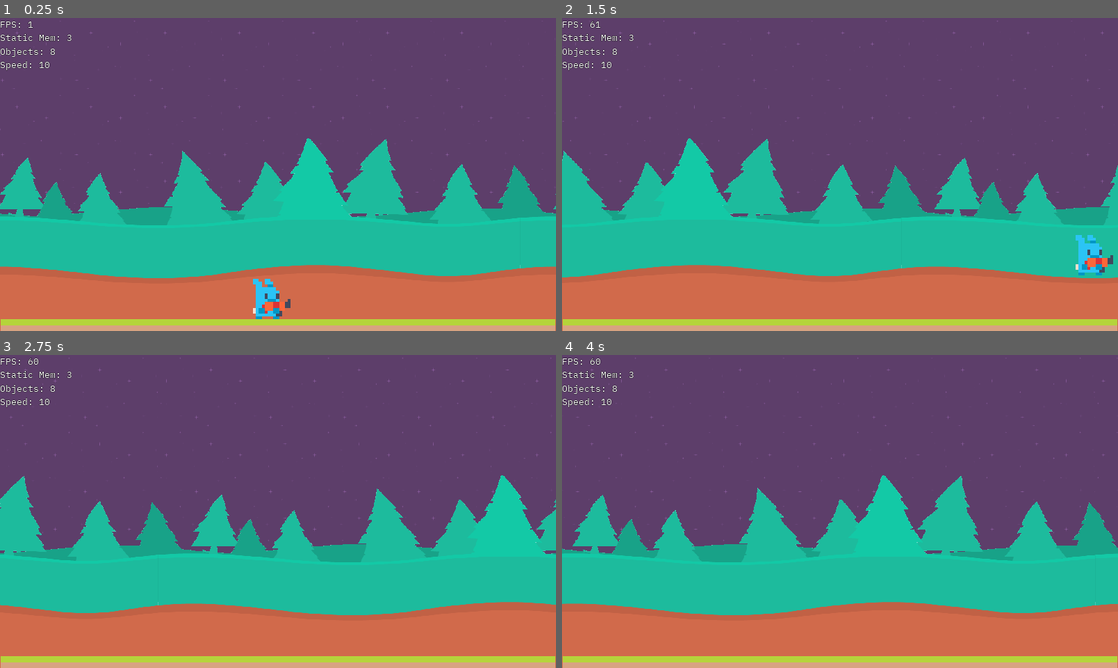
Above: before the commit, frames 1-4 (two rows, left to right).
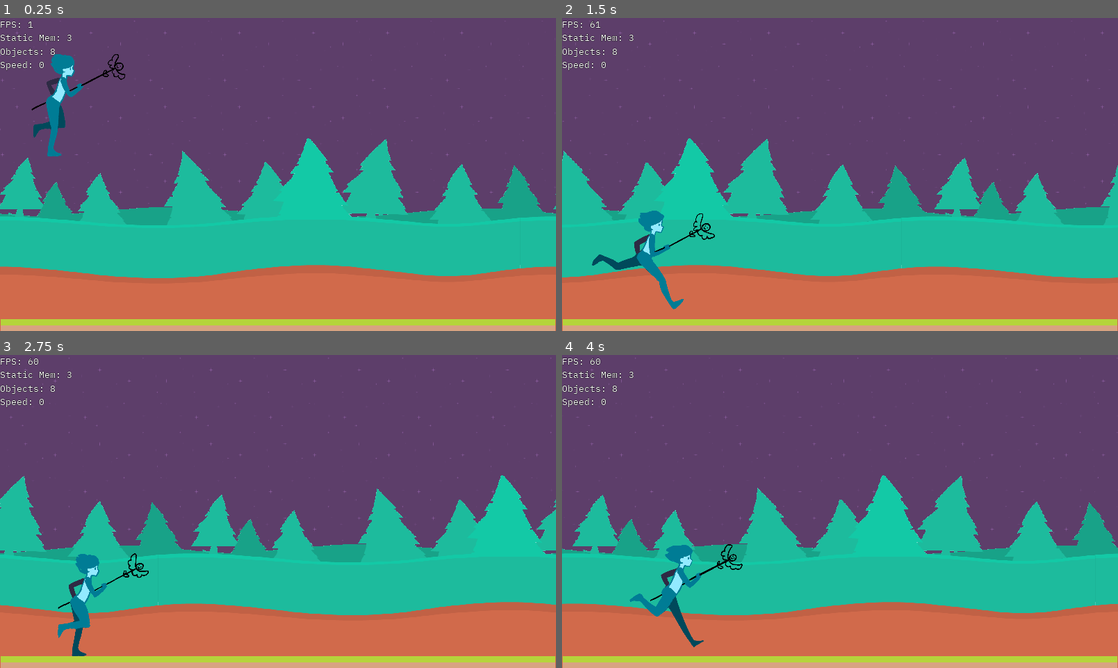
Above: after the commit, the same moments.

Repository: vibekeke/mgg
Game: Godot game, scene res://Main.tscn
Same seed, same stepped clock (60 frames per second), same inputs: the game is played once before the commit and once after it.
Inputs:
- Up to frame 1 (0.25 s): no input
- Up to frame 2 (1.5 s): hold Space (jump) 0.53-1.28 s; hold Right (right) from 0.53 s (still down); tap Space (jump) at 1.35 s
- Up to frame 3 (2.75 s): tap Space (jump) at 1.52, 1.82 s; release Right (right) at 2.03 s; hold Left (left) from 2.03 s (still down); hold Space (jump) from 2.03 s (still down)
- Up to frame 4 (4 s): release Left (left) at 2.78 s; release Space (jump) at 2.78 s; hold Right (right) from 2.78 s (still down); tap Space (jump) at 2.85, 3.02, 3.32 s; hold Space (jump) from 3.53 s (still down)

The runs differ from the first frame. In frame 1, 1.7% of the frame differs, in the area x 5-53%, y 11-97%; in frame 2, 1.7%, in the area x 5-100%, y 13-94%; in frame 3, 1.1%; in frame 4, 1.2%.

Commit message:
Animation of placeholder
- Use of AnimationPlayer in placeholder magical girl

Diff:
--- a/ActionLevels/Level1/Level1.tscn
+++ b/ActionLevels/Level1/Level1.tscn
@@ -1,18 +1,15 @@
 [gd_scene load_steps=4 format=2]
 
 [ext_resource path="res://ActionLevels/backgrounds/NightCity.tscn" type="PackedScene" id=1]
-[ext_resource path="res://Player/Player.tscn" type="PackedScene" id=2]
+[ext_resource path="res://Player/MPlayer.tscn" type="PackedScene" id=2]
 [ext_resource path="res://ActionLevels/Level1/Floor.tscn" type="PackedScene" id=3]
 
 [node name="Level1" type="Node2D"]
 
 [node name="ParallaxBackground" parent="." instance=ExtResource( 1 )]
 
-[node name="Player" parent="." instance=ExtResource( 2 )]
-movementSpeed = 100
-gravityPower = 30
-jumpPower = 100
-
 [node name="Floor" parent="." instance=ExtResource( 3 )]
 position = Vector2( 960.5, 1120 )
 scale = Vector2( 119.688, 10 )
+
+[node name="Player2" parent="." instance=ExtResource( 2 )]
--- /dev/null
+++ b/Player/MPlayer.gd
@@ -0,0 +1,70 @@
+extends KinematicBody2D
+
+onready var _animation_player = $AnimationPlayer
+
+export var movementSpeed = 10
+export var gravityPower = 10
+export var jumpPower = 20
+
+# Private variables
+var velocity = Vector2(0,0)
+var movementVelocity = Vector2(0,0)
+var gravity = 0
+var doubleJump = false
+
+var debug_stats = {
+	"movementSpeed": movementSpeed,
+	"gravityPower": gravityPower,
+	"jumpPower": jumpPower
+}
+
+# Signals
+signal debug_data
+
+func _ready():
+	print("Creating mplayer...")
+
+func _process(delta):
+
+	_animation_player.play("run")
+
+	applyControls()
+	applyGravity()
+
+	velocity = velocity.linear_interpolate(movementVelocity * 10, delta * 15)
+	move_and_slide(velocity + Vector2(0, gravity), Vector2(0,-1))
+
+	if OS.is_debug_build():
+		_on_Player_debug_data()
+
+func applyControls():
+	movementVelocity = Vector2(0,0)
+
+	if Input.is_action_pressed("left"):
+		movementVelocity.x = -movementSpeed
+	elif Input.is_action_pressed("right"):
+		movementVelocity.x = movementSpeed
+
+	if Input.is_action_pressed("jump"):
+		if is_on_floor():
+			jump(1)
+			doubleJump = true
+		elif doubleJump:
+			jump(1)
+			doubleJump = false
+
+func applyGravity():
+	gravity += gravityPower
+
+	if gravity > 0 and is_on_floor():
+		gravity = 10
+
+	if is_on_ceiling():
+		gravity = 0
+
+func jump(multiplier):
+	gravity = -jumpPower * multiplier * 10
+
+
+func _on_Player_debug_data():
+	emit_signal("debug_data", debug_stats)
--- /dev/null
+++ b/Player/MPlayer.tscn
@@ -0,0 +1,58 @@
+[gd_scene load_steps=6 format=2]
+
+[ext_resource path="res://imported_assets/actors/mg/spritesheet.png" type="Texture" id=1]
+[ext_resource path="res://Player/MPlayer.gd" type="Script" id=2]
+
+[sub_resource type="Animation" id=1]
+length = 0.001
+tracks/0/type = "value"
+tracks/0/path = NodePath("Sprite:frame")
+tracks/0/interp = 1
+tracks/0/loop_wrap = true
+tracks/0/imported = false
+tracks/0/enabled = true
+tracks/0/keys = {
+"times": PoolRealArray( 0 ),
+"transitions": PoolRealArray( 1 ),
+"update": 0,
+"values": [ 0 ]
+}
+
+[sub_resource type="Animation" id=2]
+resource_name = "run"
+length = 0.95
+loop = true
+step = 0.071
+tracks/0/type = "value"
+tracks/0/path = NodePath("Sprite:frame")
+tracks/0/interp = 1
+tracks/0/loop_wrap = true
+tracks/0/imported = false
+tracks/0/enabled = true
+tracks/0/keys = {
+"times": PoolRealArray( 0, 0.071, 0.142, 0.213, 0.284, 0.355, 0.426, 0.497, 0.568, 0.639, 0.71, 0.781, 0.852 ),
+"transitions": PoolRealArray( 1, 1, 1, 1, 1, 1, 1, 1, 1, 1, 1, 1, 1 ),
+"update": 1,
+"values": [ 1, 2, 3, 4, 5, 6, 7, 8, 9, 10, 12, 13, 14 ]
+}
+
+[sub_resource type="RectangleShape2D" id=3]
+extents = Vector2( 115, 167 )
+
+[node name="MPlayer" type="KinematicBody2D"]
+script = ExtResource( 2 )
+
+[node name="Sprite" type="Sprite" parent="."]
+scale = Vector2( 0.45, 0.45 )
+texture = ExtResource( 1 )
+centered = false
+hframes = 4
+vframes = 4
+
+[node name="AnimationPlayer" type="AnimationPlayer" parent="."]
+anims/RESET = SubResource( 1 )
+anims/run = SubResource( 2 )
+
+[node name="CollisionShape2D" type="CollisionShape2D" parent="."]
+position = Vector2( 188, 288 )
+shape = SubResource( 3 )
Binary file added: imported_assets/actors/mg/000.png
Not shown, added: imported_assets/actors/mg/000.png.import
Binary file added: imported_assets/actors/mg/001.png
Not shown, added: imported_assets/actors/mg/001.png.import
Binary file added: imported_assets/actors/mg/002.png
Not shown, added: imported_assets/actors/mg/002.png.import
Binary file added: imported_assets/actors/mg/003.png
Not shown, added: imported_assets/actors/mg/003.png.import
Binary file added: imported_assets/actors/mg/004.png
Not shown, added: imported_assets/actors/mg/004.png.import
Binary file added: imported_assets/actors/mg/005.png
Not shown, added: imported_assets/actors/mg/005.png.import
(and 21 more such lines)
